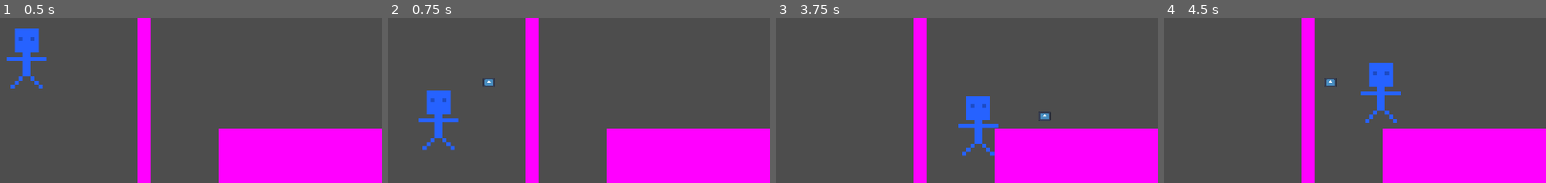
Above: before the commit, frames 1-4 (left to right).
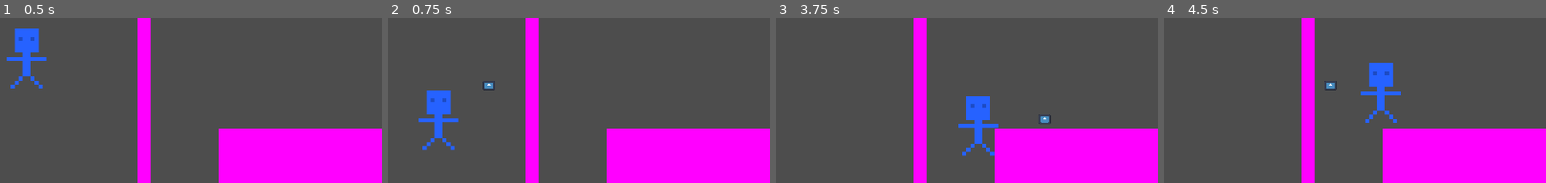
Above: after the commit, the same moments.

Repository: Fezezen/GGJ2024
Game: Godot game, scene res://TestScene.tscn
Two runs of this game, one before a commit and one after it. Both use one fixed random seed, a clock stepped at 60 frames per second and the inputs below. The engine's default icon, where the game draws it, is replaced by a stand-in: a white triangle on a blue panel in a dark square.
Inputs:
- Up to frame 1 (0.5 s): no input
- Up to frame 2 (0.75 s): hold D (p1_move_right) from 0.53 s (still down); tap S (p1_shoot) at 0.6 s
- Up to frame 3 (3.75 s): tap W (p1_jump) at 0.77, 1.52, 3.02 s; tap S (p1_shoot) every 0.75 s from 1.35 to 3.6 s; release D (p1_move_right) at 2.03 s; hold A (p1_move_left) 2.03-2.78 s; tap Enter at 2.75 s; hold D (p1_move_right) from 2.78 s (still down)
- Up to frame 4 (4.5 s): tap W (p1_jump) at 3.77 s; release D (p1_move_right) at 4.28 s; hold A (p1_move_left) from 4.28 s (still down); tap S (p1_shoot) at 4.35 s
The pictures show only the part of the screen within x 6-56%, y 32-82%; the shares and areas given below are measured in that part.

Frame 1 is identical in both runs. In frame 2, 0.1% of the frame differs, in the area x 24-28%, y 36-44%; in frame 3, 0.1%; in frame 4, 0.1%.

Commit message:
Updated Bullet to have gravity

Diff:
--- a/Scripts/Bullet.gd
+++ b/Scripts/Bullet.gd
@@ -1,19 +1,20 @@
 extends Area2D
 
-var speed = 100
-var direction = 1
+var speed = 1000
+var velocity = Vector2(1,0)
 var ignoreBody = null
 
 func _physics_process(delta):
-	position += transform.x * speed * delta * direction
+	velocity.y += gravity * delta
+	position += velocity * delta
 
 func _on_body_entered(body):
 	if (body.get_instance_id() == ignoreBody.get_instance_id()):
 		return
 	queue_free()
 
-func _set_direction(dir):
-	direction = dir
+func _set_velocity(dir : Vector2):
+	velocity = dir * speed
 
 func _set_speed(spd):
 	speed = spd
--- a/Scripts/Player.gd
+++ b/Scripts/Player.gd
@@ -38,7 +38,7 @@
 func shoot(dir):
 	var b = Bullet.instantiate()
 	get_tree().get_root().add_child(b)
-	b._set_direction(dir)
+	b._set_velocity(Vector2(dir,0))
 	b._set_ignoreBody(self)
 	if dir >= 0:
 		b.global_transform = $Bullet_Right.global_transform
